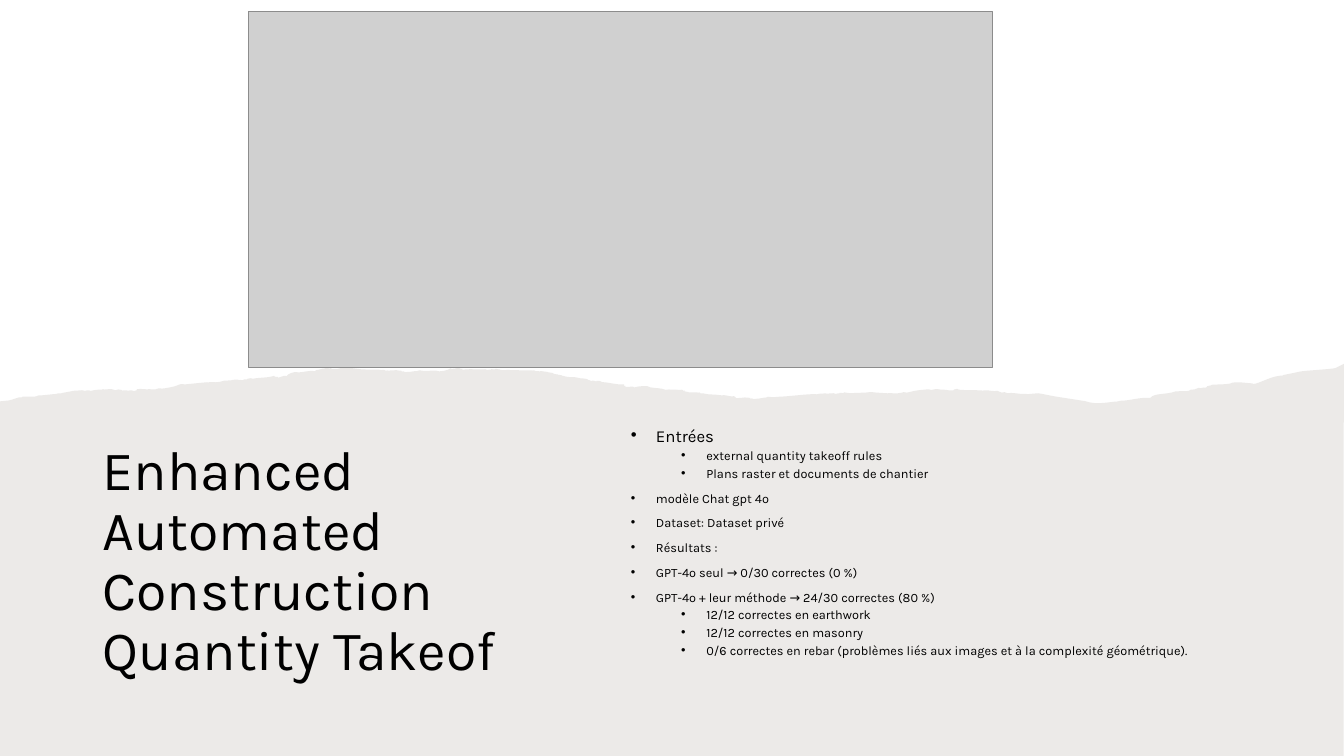
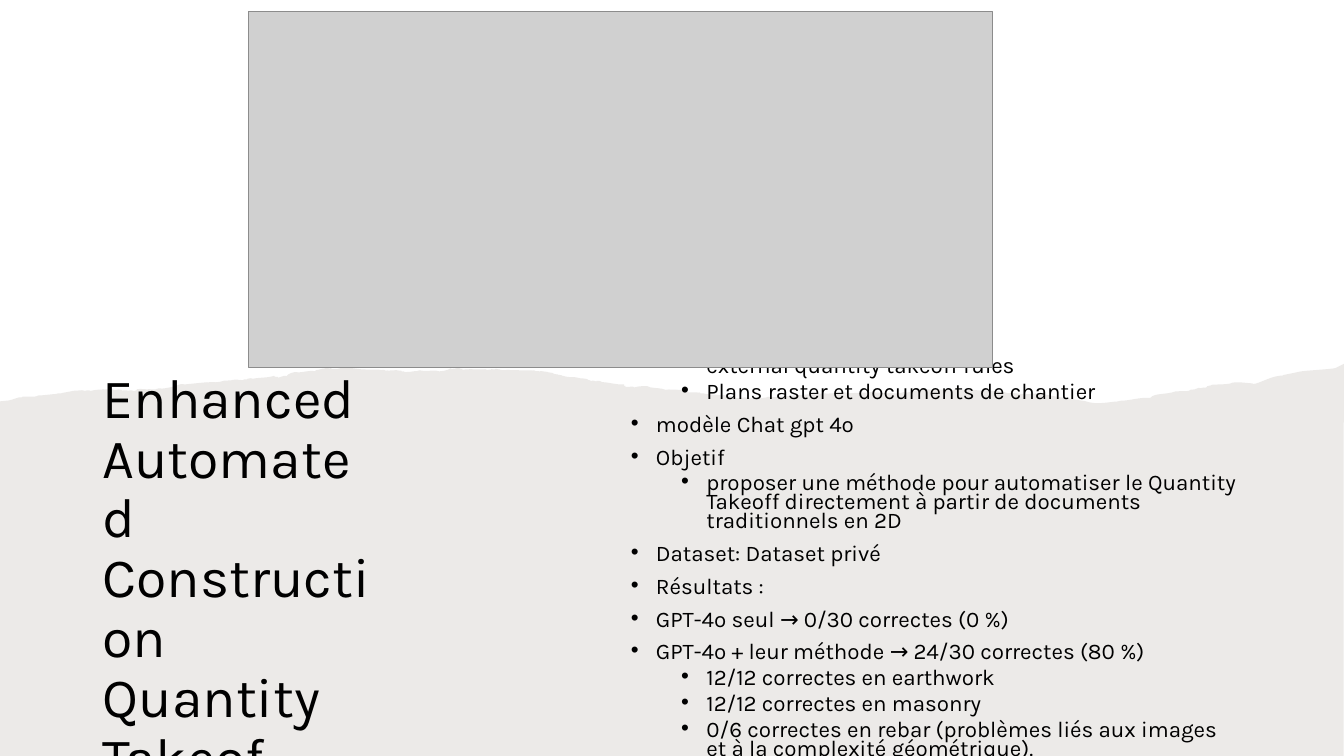
Before and after one commit to IzowRM/Stage-Cetic, a slide deck: slide 28 of Doc Slide/Slide Jeudi 11_09.pptx. Drawn at 1344x756 pixels with LibreOffice and Linux fonts; fonts in the diff are those of the drawing; grey boxes stand for pictures. Boxes give left, top, right and bottom in pixels: in the first picture for what was removed or moved away, otherwise in the second. Text is boxed around its words. In the diff, an @@ line names an element or a change of style, - is before the commit and + after.

```diff
--- a/Doc Slide/Slide Jeudi 11_09.pptx
+++ b/Doc Slide/Slide Jeudi 11_09.pptx
@@ text at <box>656,353,1217,743</box>: size 12 to 16 pt in "Entrées"; size 9.1 to 16 pt in "external quantity takeoff rules", "Plans raster et documents de chantier", "modèle Chat gpt 4o", "Dataset: Dataset privé" and 6 more places @@
@@ title "Enhanced Automated Construction Quantity Takeof" rewrapped from <box>102,452,495,683</box> to <box>102,380,354,730</box> @@
@@ text at <box>656,449,1236,529</box>: paragraphs added @@
+• Objetif
+  • proposer une méthode pour automatiser le Quantity Takeoff directement à partir de documents traditionnels en 2D
```
Also in this commit, not shown: 8 other slides changed, 1 slide added, 3 slides removed, 10 other files.
